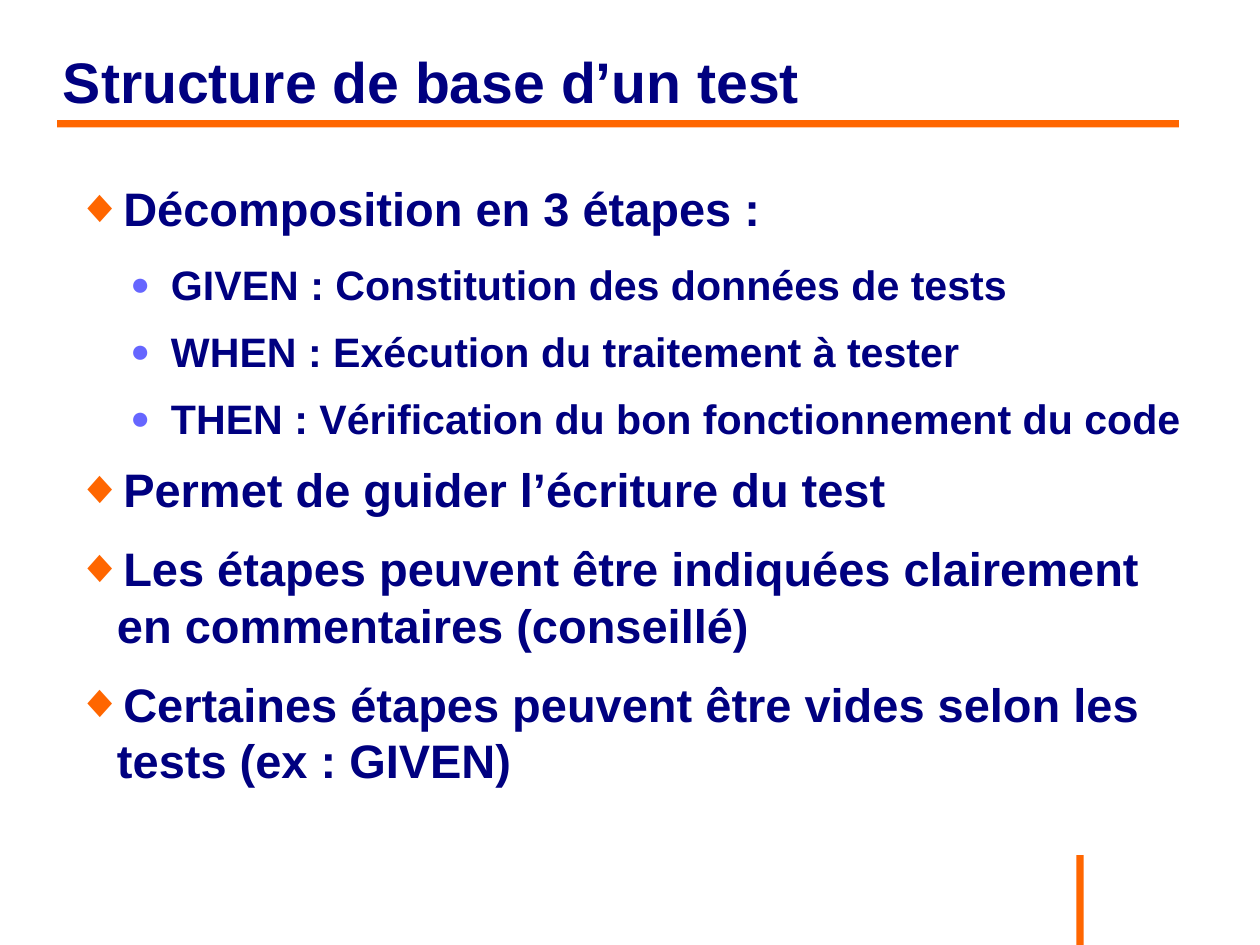
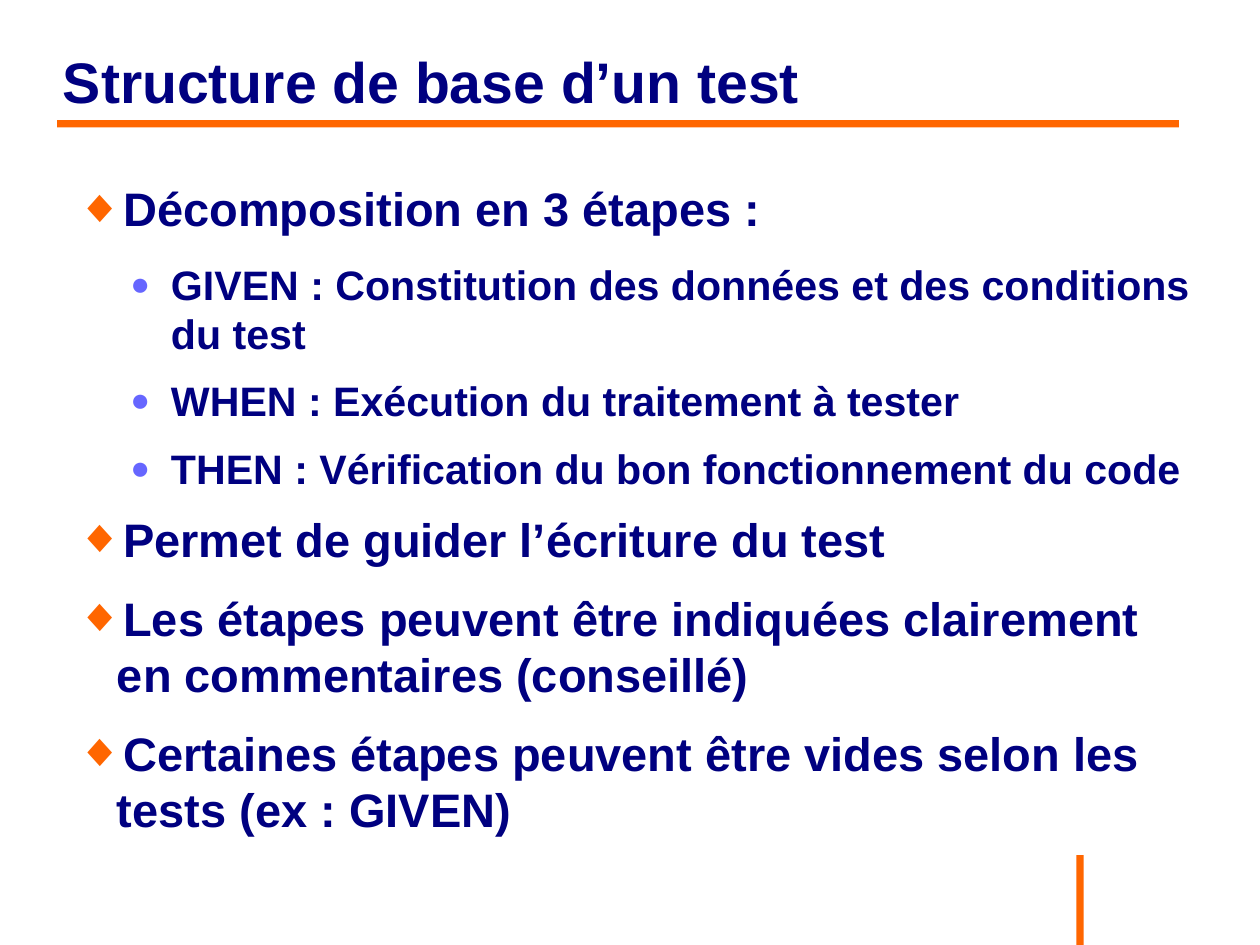
Before and after one commit to philphils/tests-unitaires-et-moins-unitaires, a slide deck: slide 12 of tests-unitaires-cours/nouveauDiapo/diapo_tests_unitaires.odp. Drawn at 1260x945 pixels with LibreOffice and Linux fonts; fonts in the diff are those of the drawing; background and template pictures are left out. Boxes give left, top, right and bottom in pixels: in the first picture for what was removed or moved away, otherwise in the second. Text is boxed around its words. In the diff, an @@ line names an element or a change of style, - is before the commit and + after.

```diff
--- a/tests-unitaires-cours/nouveauDiapo/diapo_tests_unitaires.odp
+++ b/tests-unitaires-cours/nouveauDiapo/diapo_tests_unitaires.odp
@@ text at [171, 270, 1190, 350]: text changed @@
-  ● GIVEN : Constitution des données de tests
+  ● GIVEN : Constitution des données et des conditions du test
```
Also in this commit, not shown: 2 other slides changed.
